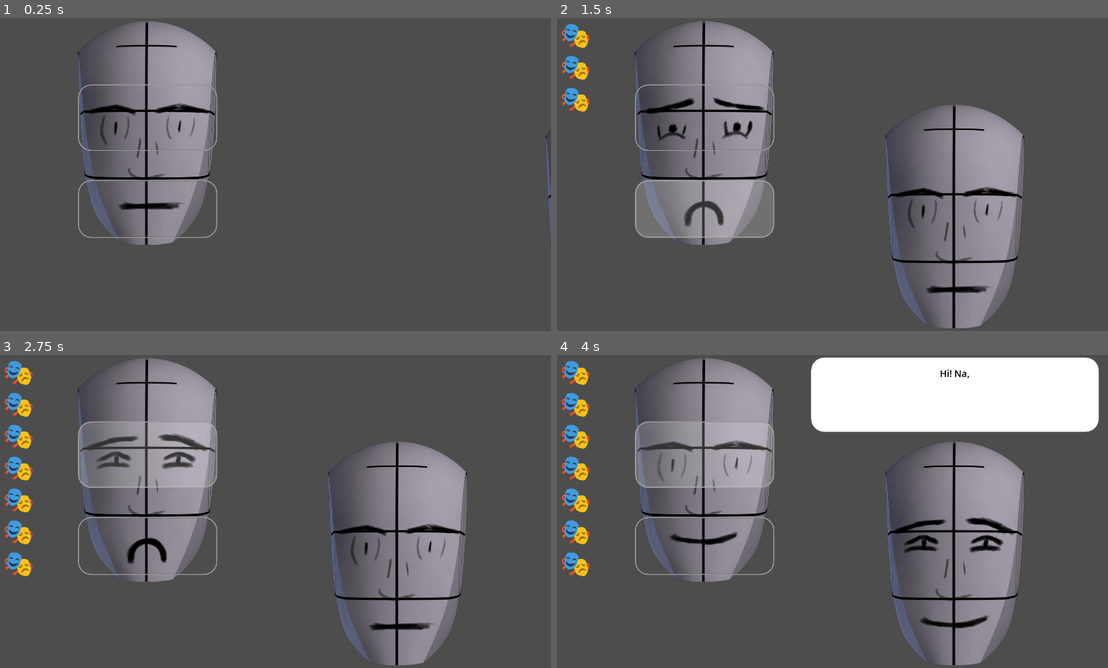
Above: before the commit, frames 1-4 (two rows, left to right).
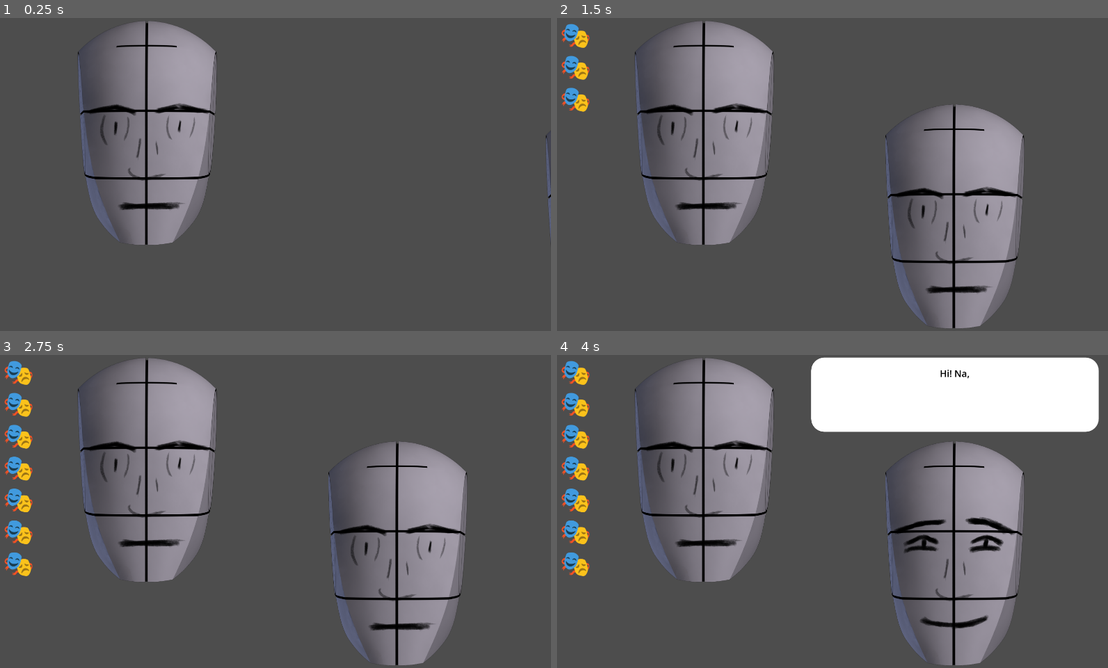
Above: after the commit, the same moments.

Repository: njamster/masking
Game: Godot game, scene res://levels/level_01.tscn
Same seed, same stepped clock (60 frames per second), same inputs: the game is played once before the commit and once after it.
Inputs (mouse positions are in pixels of both pictures, inside the frame that each line leads up to):
- Up to frame 1 (0.25 s): no input
- Up to frame 2 (1.5 s): click (705, 118) at 0.52 s; click (705, 208) at 1.27 s
- Up to frame 3 (2.75 s): click (148, 455) at 2.02 s
- Up to frame 4 (4 s): click (705, 545) at 2.77 s; click (705, 455) at 3.52 s

The runs differ from the first frame. In frame 1, 0.4% of the frame differs, in the area x 14-40%, y 21-71%; in frame 2, 4.5%; in frame 3, 4.1%; in frame 4, 3.9%.

Commit message:
Add rudimentary tutorial mode
That is, the buttons to change the facial expression only become visible
on the first opponent prompt.

Diff:
--- a/levels/level_01.gd
+++ b/levels/level_01.gd
@@ -12,6 +12,8 @@
 
 var current_line_id := -1
 var target_emotion := ""
+
+var tutorial_active := true
 
 
 func _enter_tree() -> void:
@@ -34,8 +36,14 @@
 
 
 func _ready() -> void:
+	_set_initial_state()
 	_connect_signals()
 	_play_level_intro()
+
+
+func _set_initial_state() -> void:
+	%Player/Face/ChangeEyes.hide()
+	%Player/Face/ChangeMouth.hide()
 
 
 func _connect_signals() -> void:
@@ -106,6 +114,10 @@
 
 	if data.has("target_emotion") and %Player.current_emotion != data["target_emotion"]:
 		target_emotion = data["target_emotion"]
+		if tutorial_active:
+			%Player/Face/ChangeEyes.show()
+			%Player/Face/ChangeMouth.show()
+			tutorial_active = false
 
 	if data.has("wait_time"):
 		$WaitTime.wait_time = data["wait_time"]
